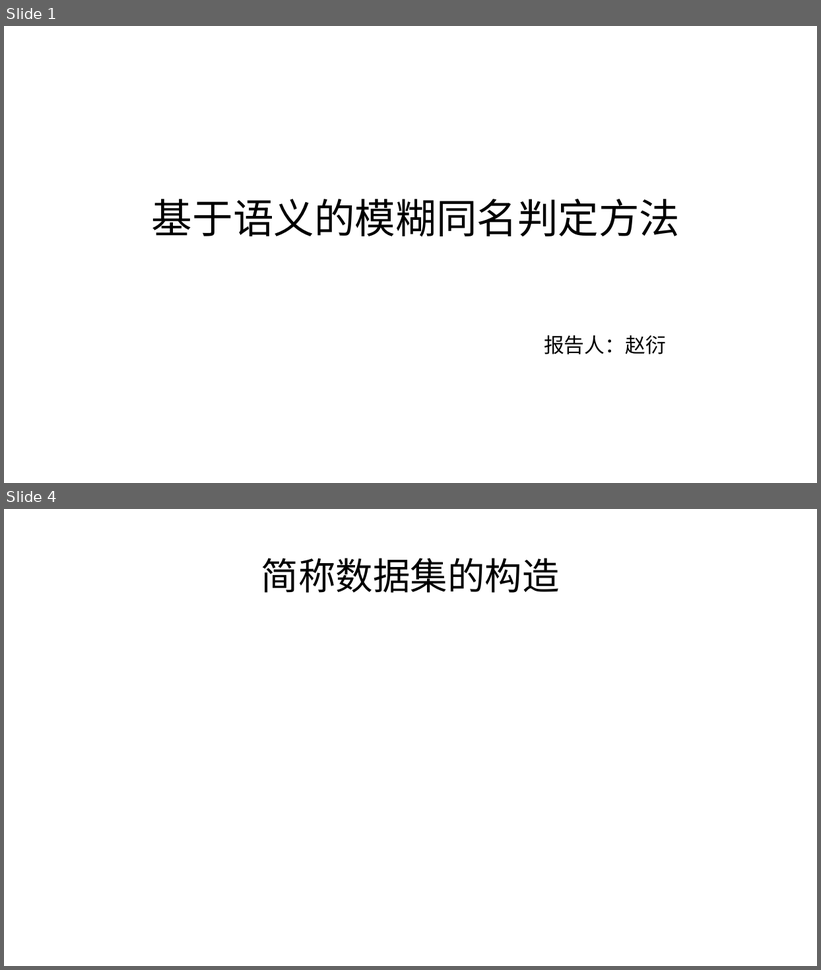
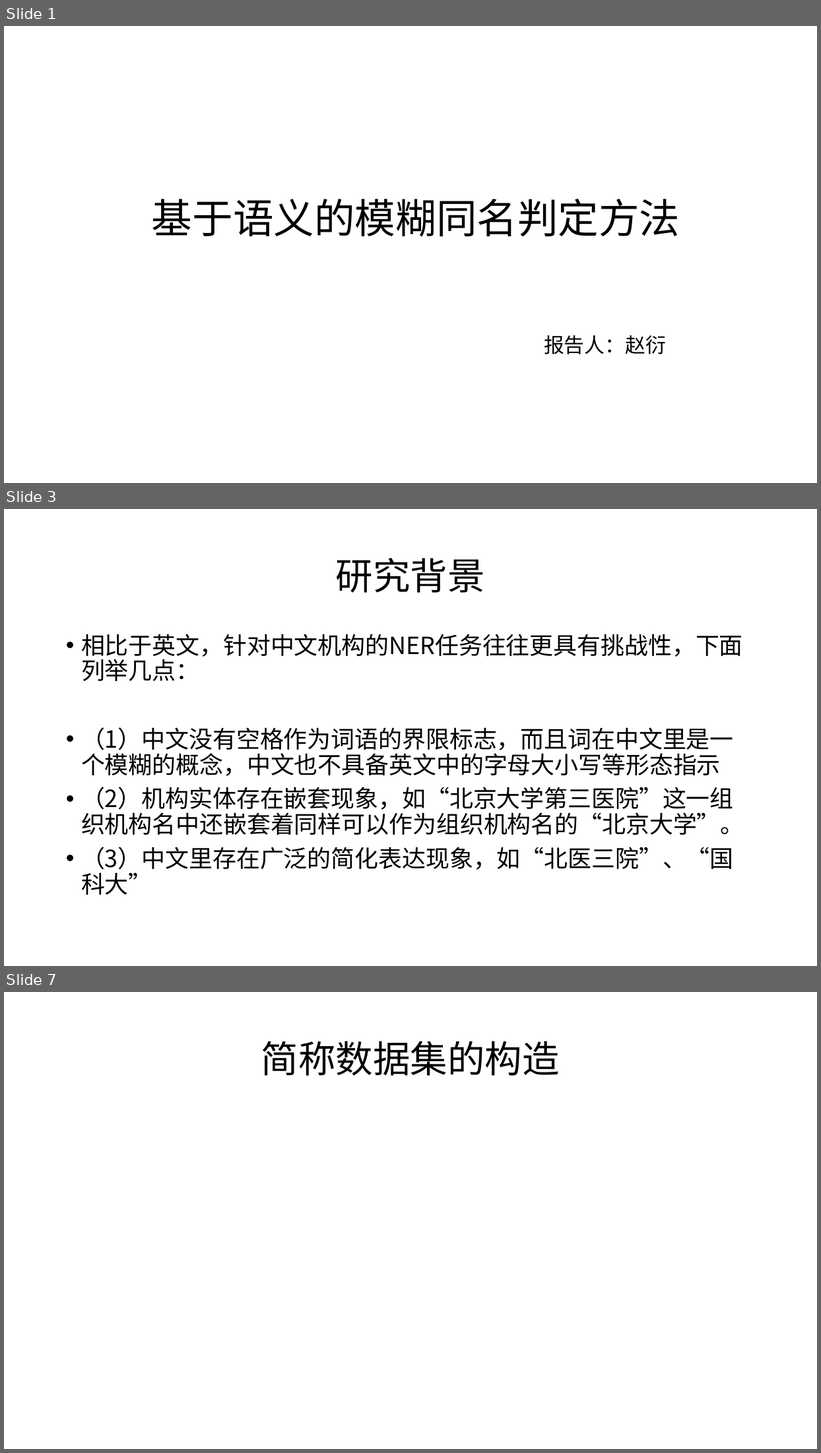
Before and after one commit to SupNewBeen/untitled, a slide deck: 基于语义的模糊同名判定方法.pptx. Shown one above the other, each under a label of ours: slides 1 and 4 before the commit, slides 1, 3 and 7 after it; the slides between them are not shown. The pictures are 821x970 and 821x1453 pixels, drawn with LibreOffice and Linux fonts; fonts in the diff are those of the drawing. Boxes give left, top, right and bottom in pixels: in the first picture for what was removed or moved away, otherwise in the second. Text is boxed around its words. In the diff, an @@ line names an element or a change of style, - is before the commit and + after.

```diff
--- a/基于语义的模糊同名判定方法.pptx
+++ b/基于语义的模糊同名判定方法.pptx
@@ slide 3 added at box(4, 509, 817, 966), background #FFFFFF @@
@@ title added at box(336, 558, 485, 593), 44 pt, text #000000 @@
+研究背景
@@ text added at box(81, 634, 745, 895), 28 pt, text #000000 @@
+• 相比于英文，针对中文机构的NER任务往往更具有挑战性，下面列举几点：
+• （1）中文没有空格作为词语的界限标志，而且词在中文里是一个模糊的概念，中文也不具备英文中的字母大小写等形态指示
+• （2）机构实体存在嵌套现象，如“北京大学第三医院”这一组织机构名中还嵌套着同样可以作为组织机构名的“北京大学”。
+• （3）中文里存在广泛的简化表达现象，如“北医三院”、“国科大”
@@ what was slide 4 is now slide 7 @@
```
Also in this commit, not shown: 1 slide changed, 5 other slides added, 2 slides removed.
